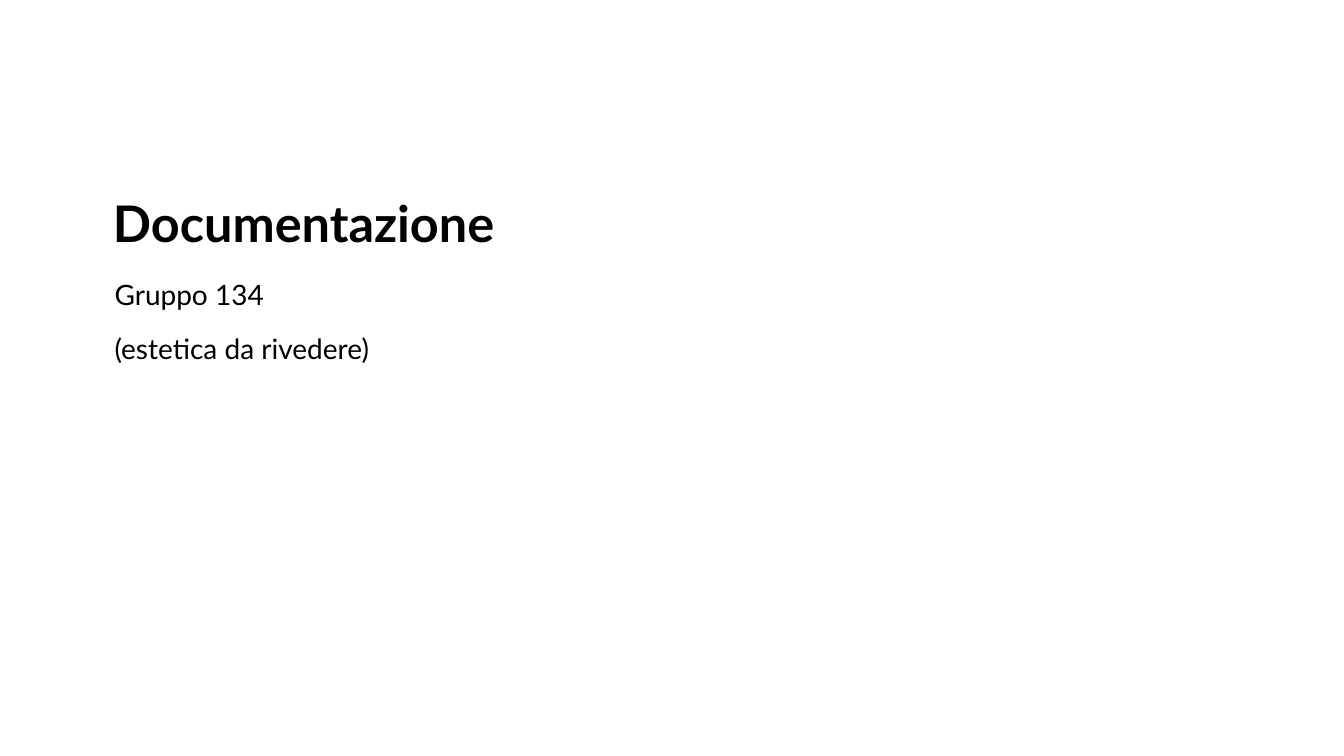
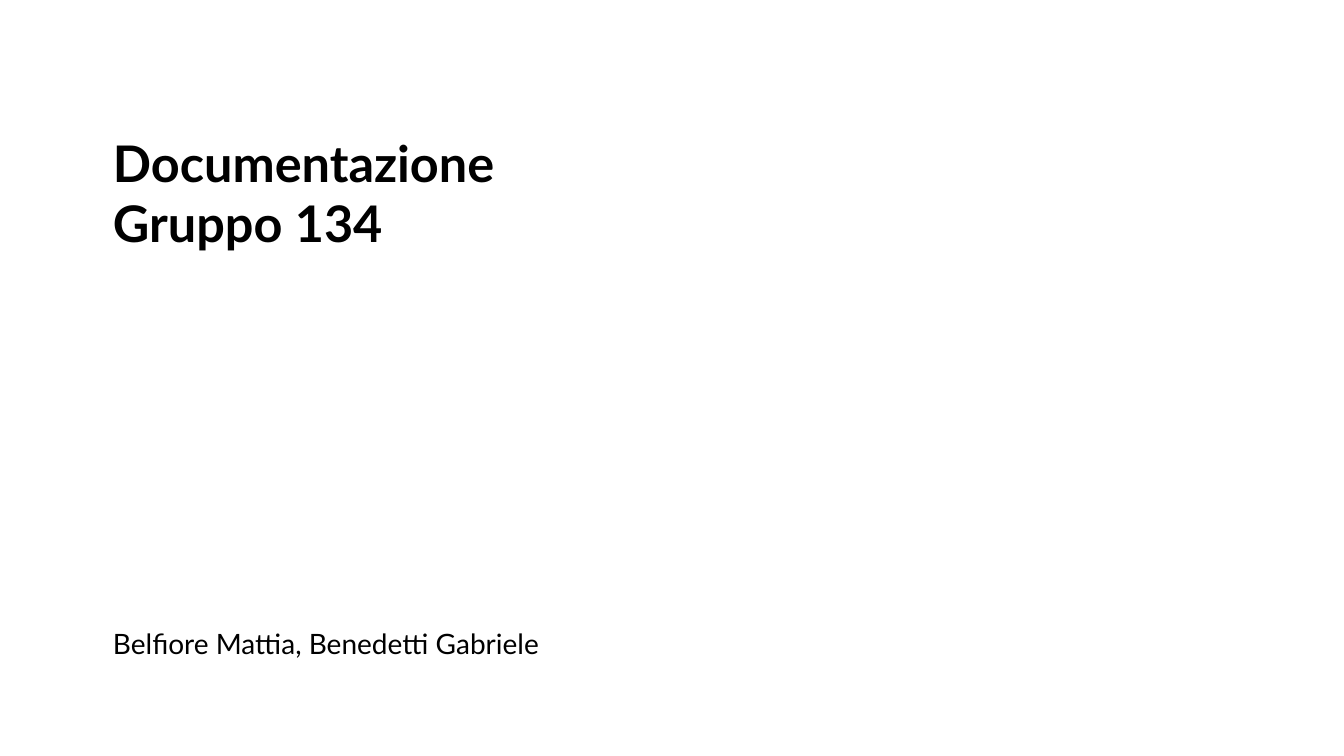
Before and after one commit to MattiaBelfiore/Tiw, a slide deck: slide 1 of Documentazione.pptx. Drawn at 1344x756 pixels with LibreOffice and Linux fonts; fonts in the diff are those of the drawing. Boxes give left, top, right and bottom in pixels: in the first picture for what was removed or moved away, otherwise in the second. Text is boxed around its words. In the diff, an @@ line names an element or a change of style, - is before the commit and + after.

```diff
--- a/Documentazione.pptx
+++ b/Documentazione.pptx
@@ title at <box>113,144,494,251</box>: text changed @@
-Documentazione
+Documentazione Gruppo 134
@@ subtitle removed at <box>115,284,369,363</box> @@
-Gruppo 134
-(estetica da rivedere)
@@ subtitle added at <box>113,633,539,658</box>, 20 pt, text #000000 @@
+Belfiore Mattia, Benedetti Gabriele
```
Also in this commit, not shown: 1 other slide changed, 8 slides added, 1 slide removed, 4 other files.
